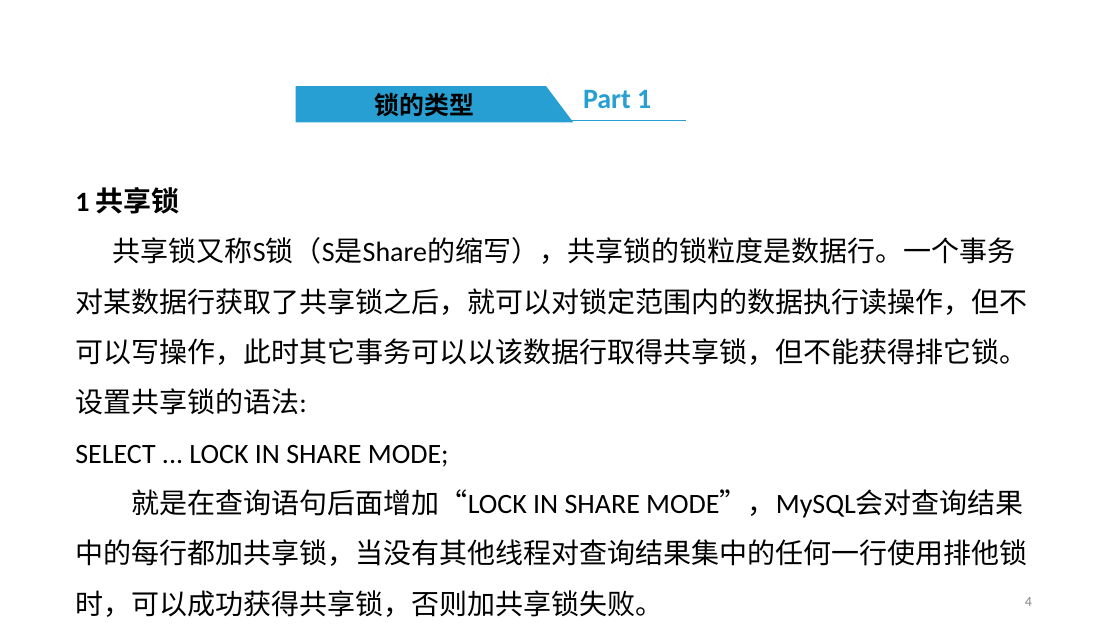
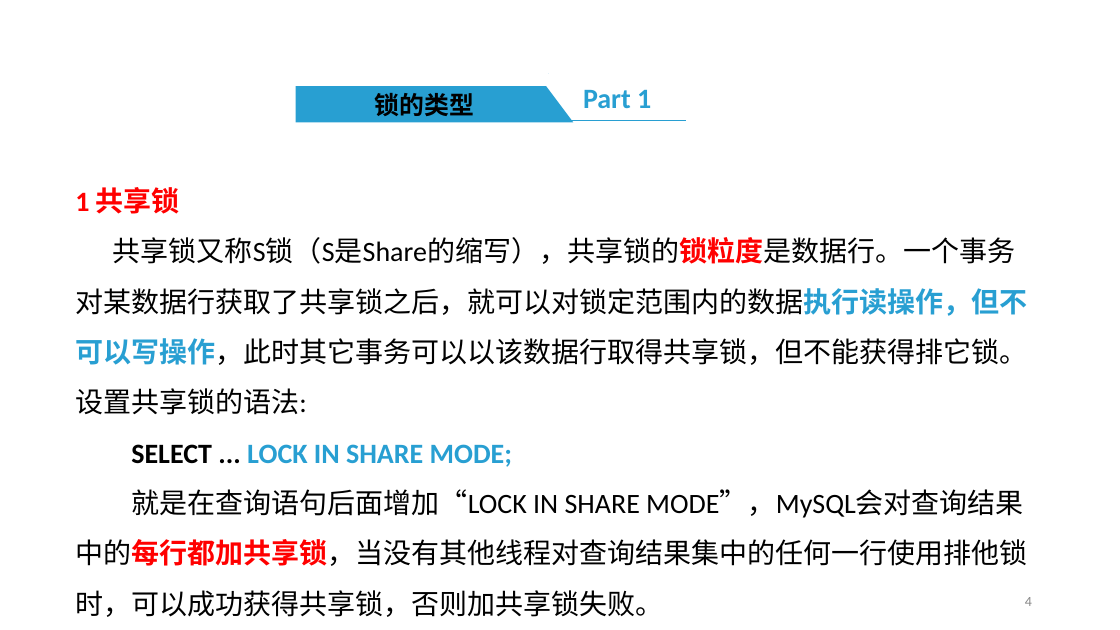
Before and after one commit to cqj726/mysql-s-PPT, a slide deck: slide 4 of PPT/第9章 MySQL编程基础（五）.ppt. Drawn at 1120x630 pixels with LibreOffice and Linux fonts; fonts in the diff are those of the drawing. Boxes give left, top, right and bottom in pixels: in the first picture for what was removed or moved away, otherwise in the second. Text is boxed around its words. In the diff, an @@ line names an element or a change of style, - is before the commit and + after.

```diff
--- a/PPT/第9章 MySQL编程基础（五）.ppt
+++ b/PPT/第9章 MySQL编程基础（五）.ppt
@@ text at box(75, 187, 1027, 617): text colour #000000 to #FF0000 in "1 共享锁", "共享锁又称S锁（S是Share的缩写），共享锁的锁粒度是数据行。一个事务对某数据行获取了共享锁之后，就可以对锁定范围内的 ...", "MODE”，MySQL会对查询结果中的每行都加共享锁，当没有其他线程对查询结果集中的任何一行使用排他锁时，可以成功获得共 ..."; text colour #000000 to #289FD2 in "共享锁又称S锁（S是Share的缩写），共享锁的锁粒度是数据行。一个事务对某数据行获取了共享锁之后，就可以对锁定范围内的 ...", "LOCK IN SHARE MODE;"; bold on in "共享锁又称S锁（S是Share的缩写），共享锁的锁粒度是数据行。一个事务对某数据行获取了共享锁之后，就可以对锁定范围内的 ...", "SELECT ... LOCK IN SHARE MODE;", "MODE”，MySQL会对查询结果中的每行都加共享锁，当没有其他线程对查询结果集中的任何一行使用排他锁时，可以成功获得共 ..." @@
```
Also in this commit, not shown: 10 other slides changed, 3 slides added, 2 slides removed, 3 other files.
